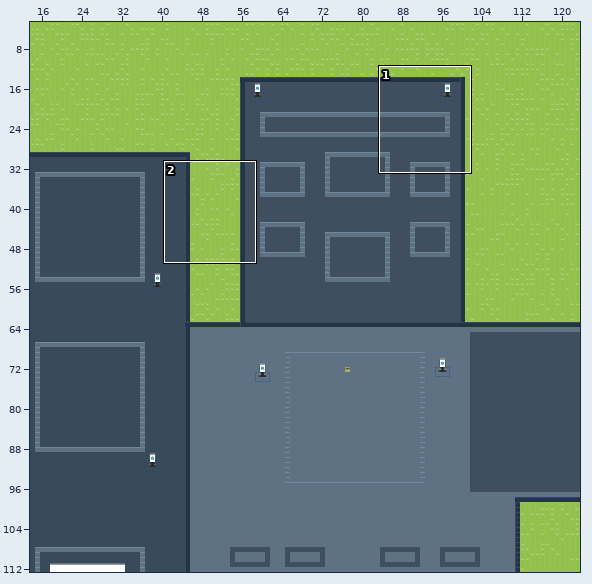
One commit to this Tiled map (JSON): map.tmj. Above: a wide view before the commit, with the close-up outlined.
Close-up. Earlier state:
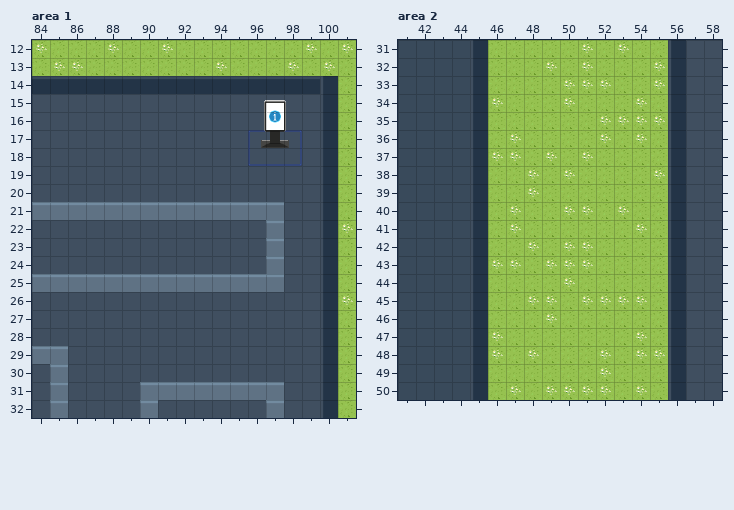
Cells are 32x32 px. Shown: area 1 x 84..101, y 12..32; area 2 x 41..58, y 31..50. The commit also changed other parts of the map, which this record leaves out.
New version:
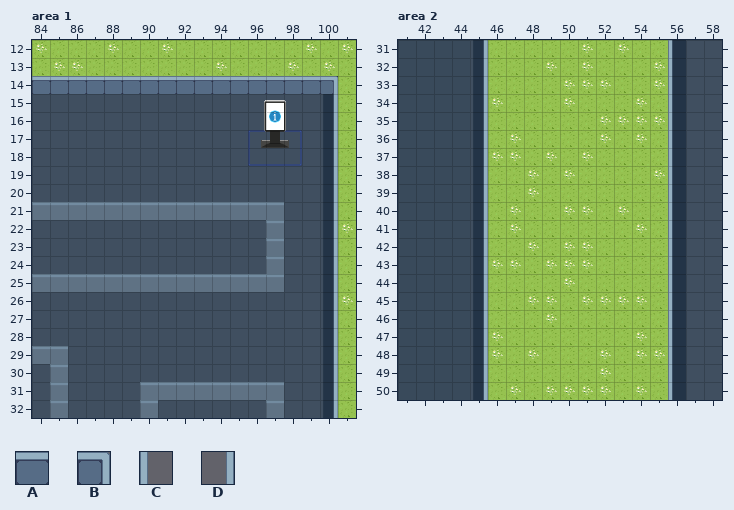
Key: from "tileset x1": A 5, B 8, C 75, D 83.
_ is an empty cell, . an unchanged one.
Tiles of an added or newly shown layer are drawn over the layers below it.
Changes in this commit:
--- layer "Walls" (added), area 1
@@ x 84..100 @@
-14 _________________
-15 ................_
-16 ................_
-17 ................_
-18 ................_
-19 ................_
-20 ................_
-21 ................_
-22 ................_
-23 ................_
-24 ................_
-25 ................_
-26 ................_
-27 ................_
-28 ................_
-29 ................_
-30 ................_
-31 ................_
-32 ................_
+14 AAAAAAAAAAAAAAAAB
+15 ................D
+16 ................D
+17 ................D
+18 ................D
+19 ................D
+20 ................D
+21 ................D
+22 ................D
+23 ................D
+24 ................D
+25 ................D
+26 ................D
+27 ................D
+28 ................D
+29 ................D
+30 ................D
+31 ................D
+32 ................D
--- layer "Walls" (added), area 2
@@ x 45..56 @@
-31 _.........._
-32 _.........._
-33 _.........._
-34 _.........._
-35 _.........._
-36 _.........._
-37 _.........._
-38 _.........._
-39 _.........._
-40 _.........._
-41 _.........._
-42 _.........._
-43 _.........._
-44 _.........._
-45 _.........._
-46 _.........._
-47 _.........._
-48 _.........._
-49 _.........._
-50 _.........._
+31 D..........C
+32 D..........C
+33 D..........C
+34 D..........C
+35 D..........C
+36 D..........C
+37 D..........C
+38 D..........C
+39 D..........C
+40 D..........C
+41 D..........C
+42 D..........C
+43 D..........C
+44 D..........C
+45 D..........C
+46 D..........C
+47 D..........C
+48 D..........C
+49 D..........C
+50 D..........C
